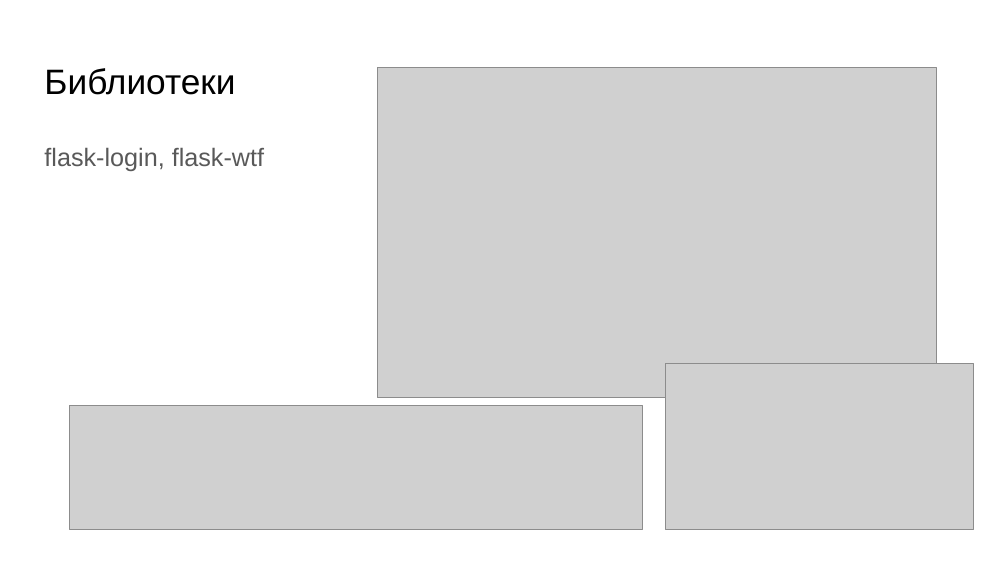
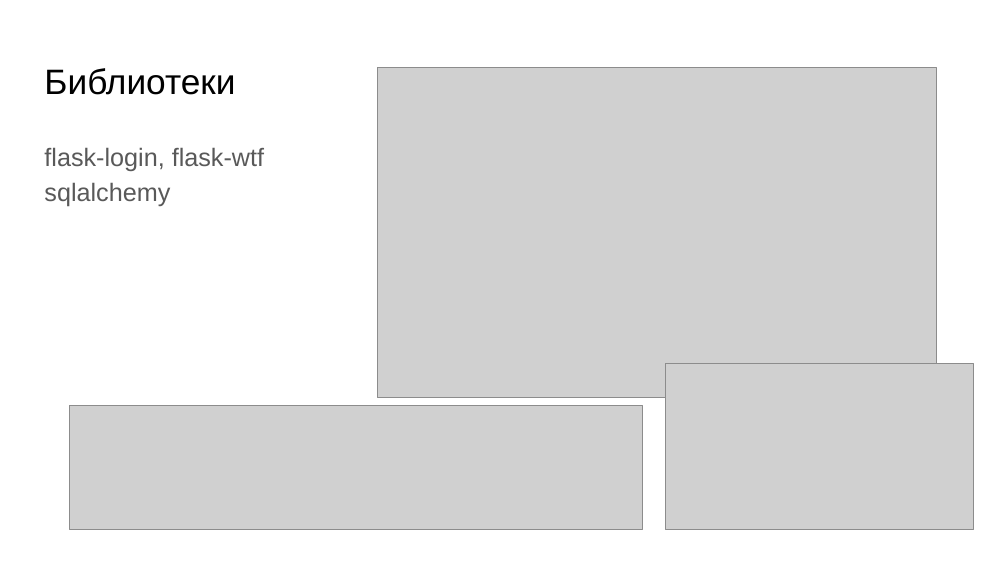
Before and after one commit to qpoe/flask_project, a slide deck: slide 4 of Green проект презентация.pptx. Drawn at 1008x567 pixels with LibreOffice and Linux fonts; fonts in the diff are those of the drawing; grey boxes stand for pictures. Boxes give left, top, right and bottom in pixels: in the first picture for what was removed or moved away, otherwise in the second. Text is boxed around its words. In the diff, an @@ line names an element or a change of style, - is before the commit and + after.

```diff
--- a/Green проект презентация.pptx
+++ b/Green проект презентация.pptx
@@ text at <box>44,182,170,206</box>: paragraph added @@
+sqlalchemy
```
Also in this commit, not shown: 2 other slides changed.
